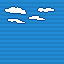
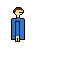
Two versions of the same layered image (64×64). Layer-by-layer changes:
renamed "Pasted Layer" to "skynew", hid it over (0, 0, 64, 64)
added layer "civilian2" above "legs3" over (11, 7, 25, 42)
